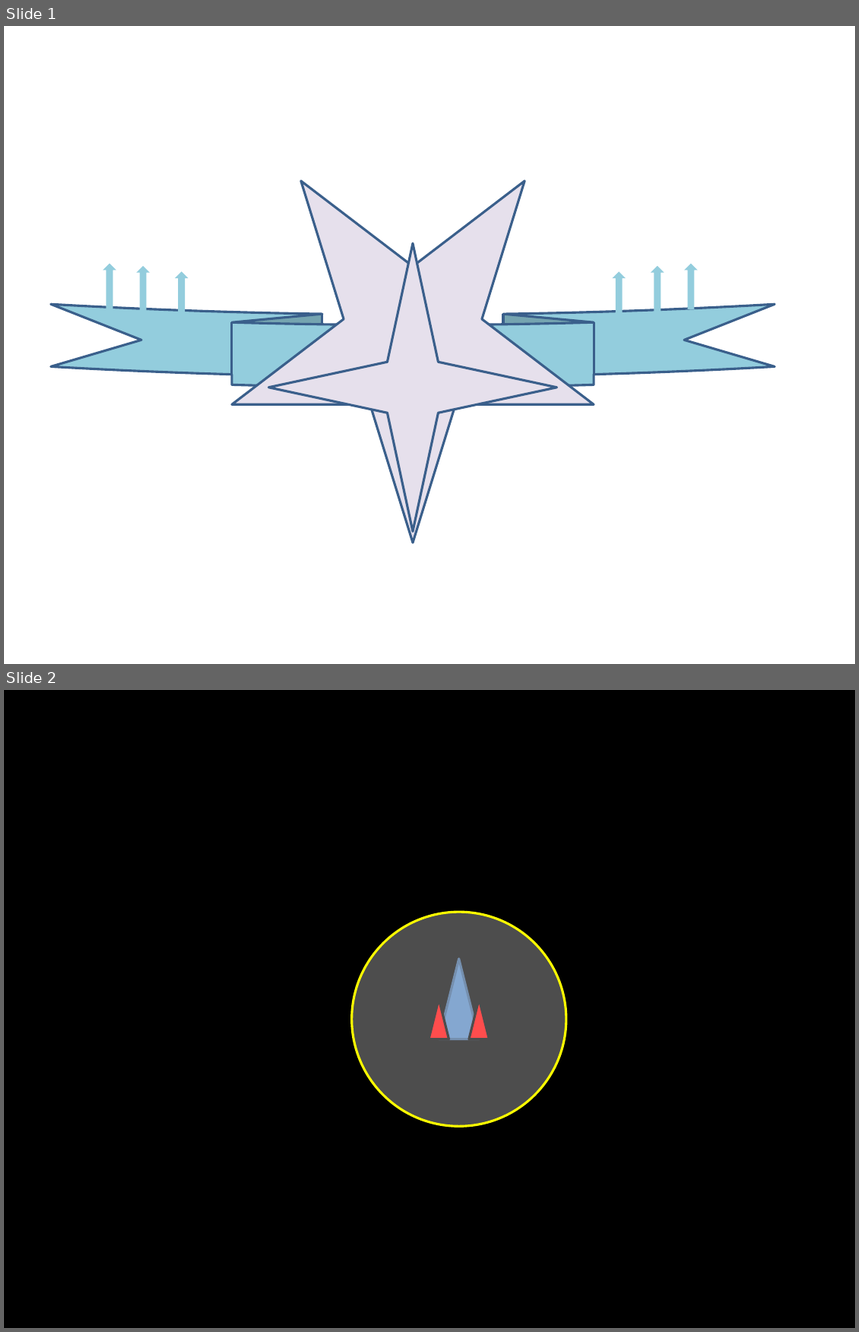
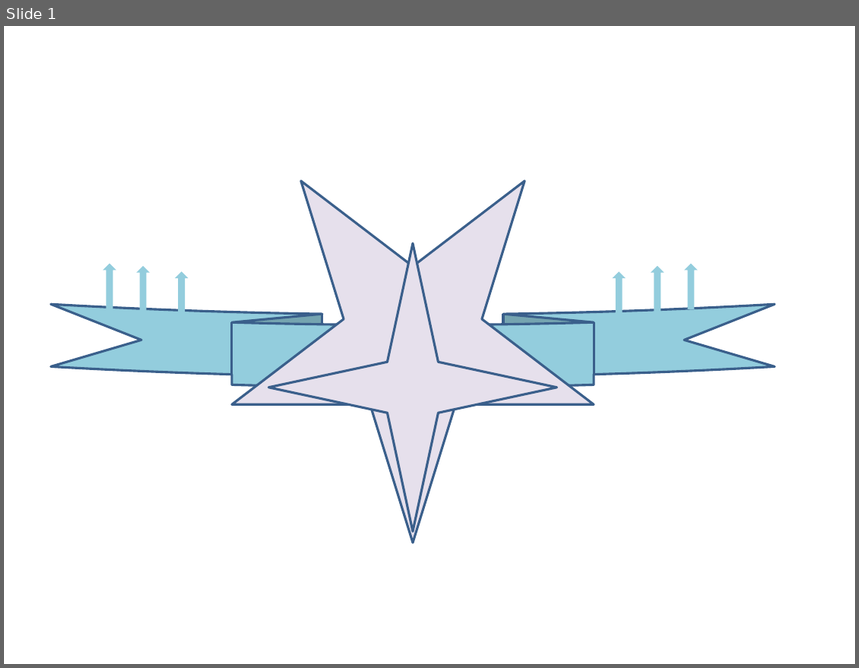
Before and after one commit to fcater/star-wars-teenager_version-python-game-, a slide deck: 图形.pptx. Shown one above the other, each under a label of ours: slides 1 and 2 before the commit, slide 1 after it. The pictures are 859x1332 and 859x668 pixels, drawn with LibreOffice and Linux fonts; fonts in the diff are those of the drawing. Boxes give left, top, right and bottom in pixels: in the first picture for what was removed or moved away, otherwise in the second. Text is boxed around its words. In the diff, an @@ line names an element or a change of style, - is before the commit and + after.

```diff
--- a/图形.pptx
+++ b/图形.pptx
@@ slide 2 removed at <box>4,690,855,1328</box>, background #000000 @@
@@ ellipse removed at <box>352,912,566,1127</box> @@
@@ triangle removed at <box>439,959,479,1039</box> @@
@@ triangle removed at <box>429,999,449,1039</box> @@
@@ triangle removed at <box>469,999,489,1039</box> @@
```
Also in this commit, not shown: 2 slides added, 17 other files.
